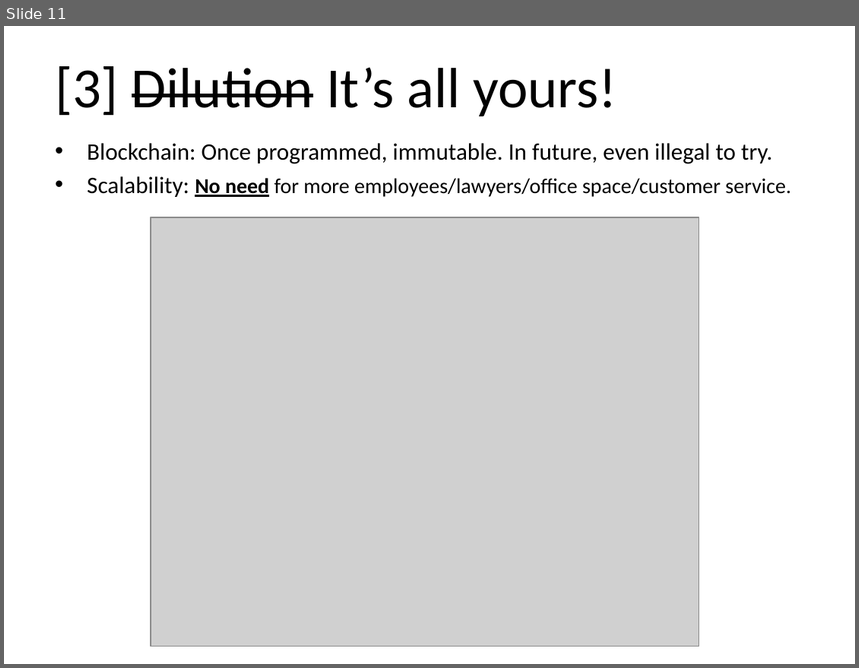
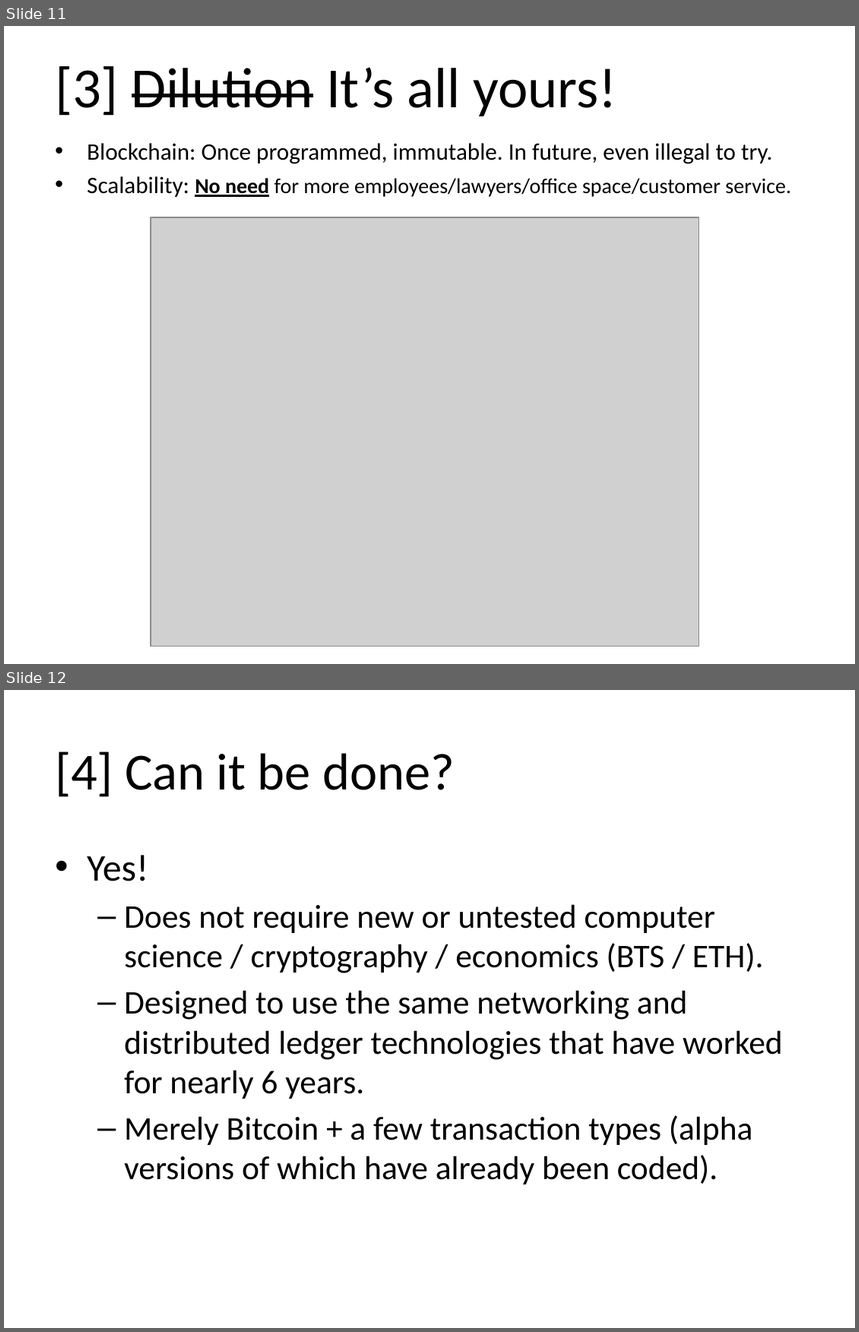
Before and after one commit to psztorc/Truthcoin, a slide deck: docs/TruthcoinValuable.pptx. Shown one above the other, each under a label of ours: slide 11 before the commit, slides 11 and 12 after it. The pictures are 859x668 and 859x1332 pixels, drawn with LibreOffice and Linux fonts; fonts in the diff are those of the drawing; grey boxes stand for pictures. Boxes give left, top, right and bottom in pixels: in the first picture for what was removed or moved away, otherwise in the second. Text is boxed around its words. In the diff, an @@ line names an element or a change of style, - is before the commit and + after.

```diff
--- a/docs/TruthcoinValuable.pptx
+++ b/docs/TruthcoinValuable.pptx
@@ slide 12 added at <box>4,690,855,1328</box>, background #FFFFFF @@
@@ title added at <box>55,752,455,797</box>, 44 pt, text #000000 @@
+[4] Can it be done?
@@ text added at <box>87,855,783,1185</box>, 28 pt, text #000000 @@
+• Yes!
+  – Does not require new or untested computer science / cryptography / economics (BTS / ETH).
+  – Designed to use the same networking and distributed ledger technologies that have worked for nearly 6 years.
+  – Merely Bitcoin + a few transaction types (alpha versions of which have already been coded).
```
Also in this commit, not shown: 7 slides changed, 1 other file.
